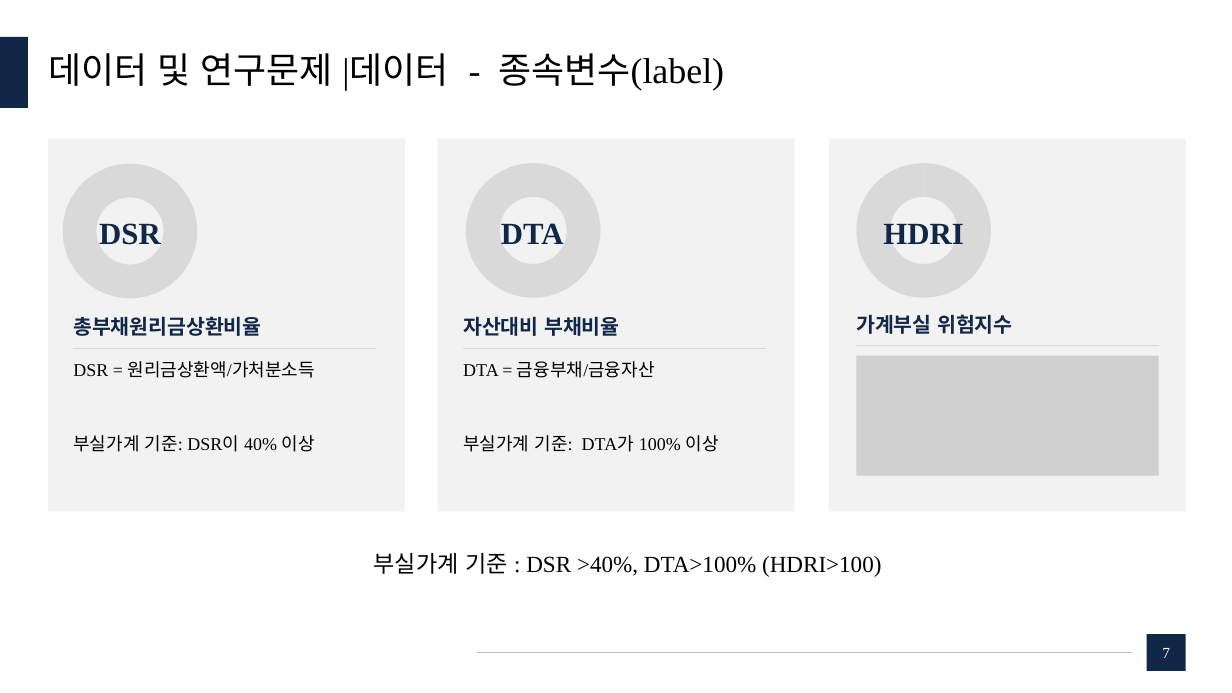
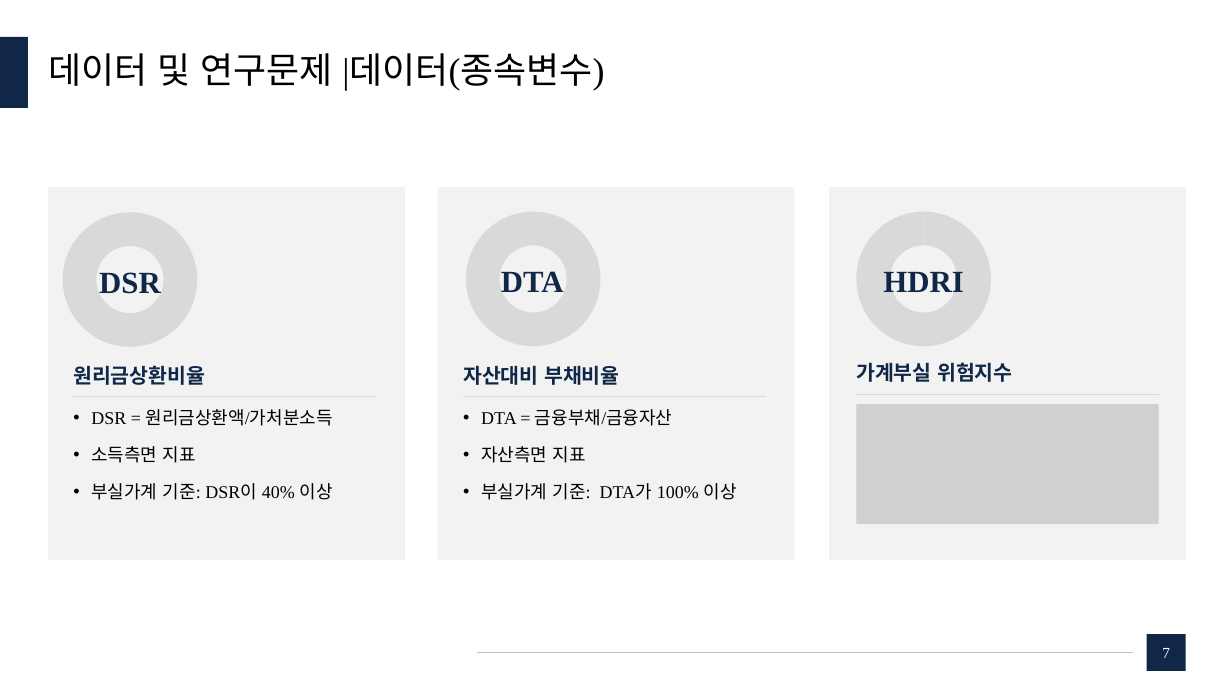
Before and after one commit to dudungE/Competition, a slide deck: slide 7 of ppt/부실가계분류모델에 관한 연구.pptx. Drawn at 1232x693 pixels with LibreOffice and Linux fonts; fonts in the diff are those of the drawing; grey boxes stand for pictures. Boxes give left, top, right and bottom in pixels: in the first picture for what was removed or moved away, otherwise in the second. Text is boxed around its words. In the diff, an @@ line names an element or a change of style, - is before the commit and + after.

```diff
--- a/ppt/부실가계분류모델에 관한 연구.pptx
+++ b/ppt/부실가계분류모델에 관한 연구.pptx
@@ title at <box>48,53,604,91</box>: text changed @@
-데이터 및 연구문제 |데이터 - 종속변수(label)
+데이터 및 연구문제 |데이터(종속변수)
@@ text at <box>73,365,205,385</box>: text changed @@
-총부채원리금상환비율
+원리금상환비율
@@ text at <box>91,409,333,500</box>: bullet none to • @@
@@ text at <box>481,409,736,500</box>: bullet none to • @@
@@ 7 texts, 3 doughnut charts, 3 rectangles, 3 lines, 1 picture: place and size @@
-7 texts, 3 doughnut charts, 3 rectangles, 3 lines, 1 picture at <box>46,139,1186,512</box>
+7 texts, 3 doughnut charts, 3 rectangles, 3 lines, 1 picture at <box>46,188,1186,561</box>
@@ text at <box>91,446,196,463</box>: paragraph added @@
+• 소득측면 지표
@@ text at <box>481,446,585,463</box>: paragraph added @@
+• 자산측면 지표
@@ text removed at <box>374,553,881,577</box> @@
-부실가계 기준 : DSR >40%, DTA>100% (HDRI>100)
```
Also in this commit, not shown: 22 other slides changed.
